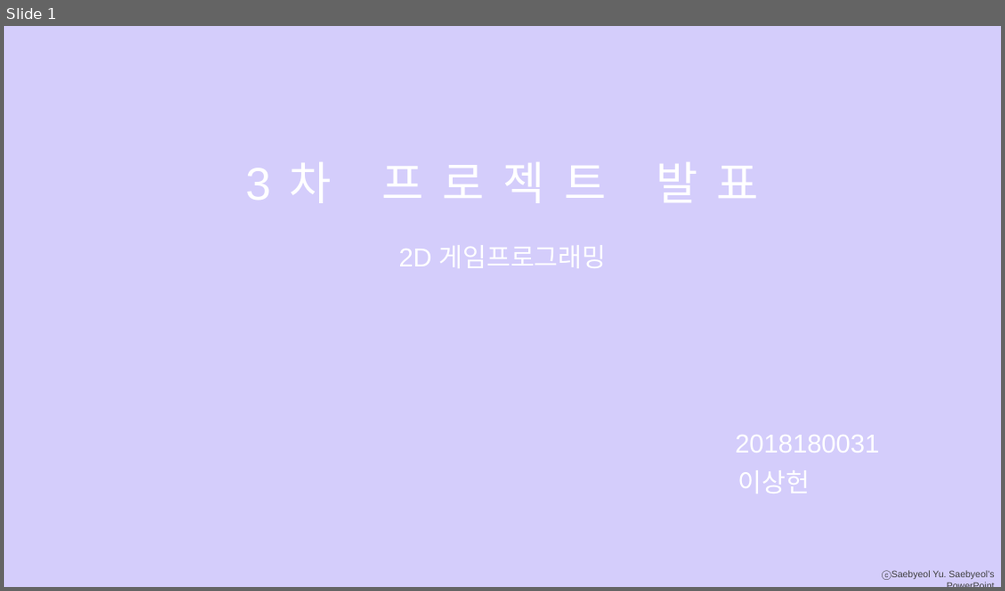
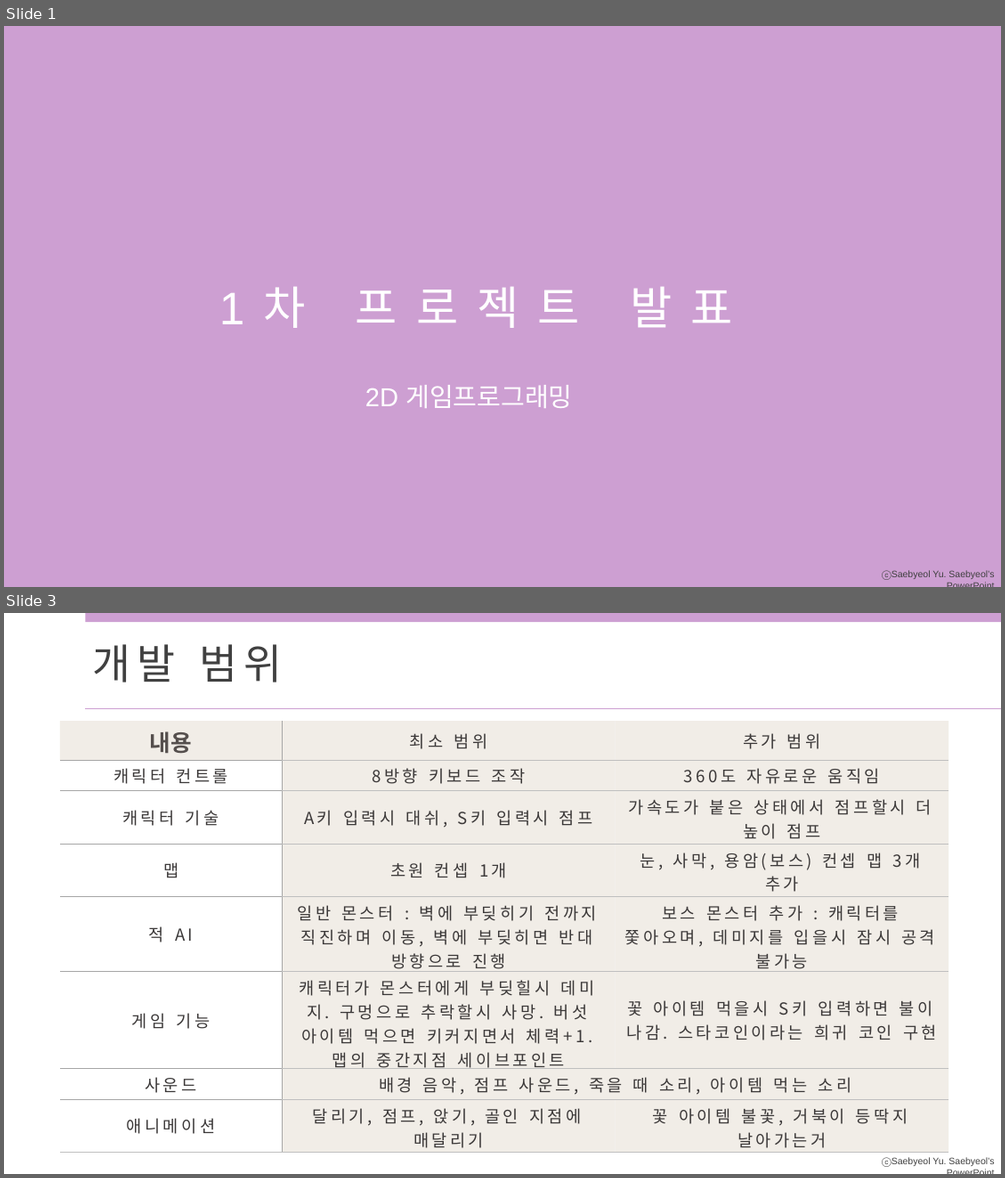
Before and after one commit to sangheonlee97/2DGP-Project, a slide deck: ppt.pptx. Shown one above the other, each under a label of ours: slide 1 before the commit, slides 1 and 3 after it; the slides between them are not shown. The pictures are 1005x591 and 1005x1178 pixels, drawn with LibreOffice and Linux fonts; fonts in the diff are those of the drawing. Boxes give left, top, right and bottom in pixels: in the first picture for what was removed or moved away, otherwise in the second. Text is boxed around its words. In the diff, an @@ line names an element or a change of style, - is before the commit and + after.

```diff
--- a/ppt.pptx
+++ b/ppt.pptx
@@ slide 3 added at <box>4,613,1001,1174</box>, background #FFFFFF; not listed: 1 template element that a slide beside it also shows @@
@@ rectangle added at <box>86,613,1001,622</box>, fill #CD9FD2 @@
@@ text added at <box>93,644,282,682</box>, 40 pt, text #404040 @@
+개발 범위
@@ line added from (86, 709) to (1001, 709), #CD9FD2 0.5 pt @@
@@ table added at <box>60,721,949,1152</box>, 8 rows, 3 columns @@
+내용 | 최소 범위 | 추가 범위
+캐릭터 컨트롤 | 8방향 키보드 조작 | 360도 자유로운 움직임
+캐릭터 기술 | A키 입력시 대쉬, S키 입력시 점프 | 가속도가 붙은 상태에서 점프할시 더 높이 점프
+맵 | 초원 컨셉 1개 | 눈, 사막, 용암(보스) 컨셉 맵 3개 추가
+적 AI | 일반 몬스터 : 벽에 부딪히기 전까지 직진하며 이동, 벽에 부딪히면 반대 방향으로 진행 | 보스 몬스터 추가 : 캐릭터를 쫓아오며, 데미지를 입을시 잠시 공격 불가능
+게임 기능 | 캐릭터가 몬스터에게 부딪힐시 데미지. 구멍으로 추락할시 사망. 버섯 아이템 먹으면 키커지면서 체력+1. 맵의 중간지점 세이브포인트 | 꽃 아이템 먹을시 S키 입력하면 불이 나감. 스타코인이라는 희귀 코인 구현
+사운드 | 배경 음악, 점프 사운드, 죽을 때 소리, 아이템 먹는 소리 | 
+애니메이션 | 달리기, 점프, 앉기, 골인 지점에 매달리기 | 꽃 아이템 불꽃, 거북이 등딱지 날아가는거
@@ slide 1 changed as well @@
@@ background #D4CDFB to #CD9FD2 @@
@@ text at <box>356,286,732,328</box>: text changed @@
-3차 프로젝트 발표
+1차 프로젝트 발표
@@ text "2D 게임프로그래밍": place and size @@
-text "2D 게임프로그래밍" at <box>399,245,606,268</box>
+text "2D 게임프로그래밍" at <box>365,385,572,408</box>
@@ text removed at <box>735,435,879,452</box> @@
-2018180031
@@ text removed at <box>738,470,809,493</box> @@
-이상헌
```
Also in this commit, not shown: 1 other slide changed, 2 other slides added, 1 slide removed.
